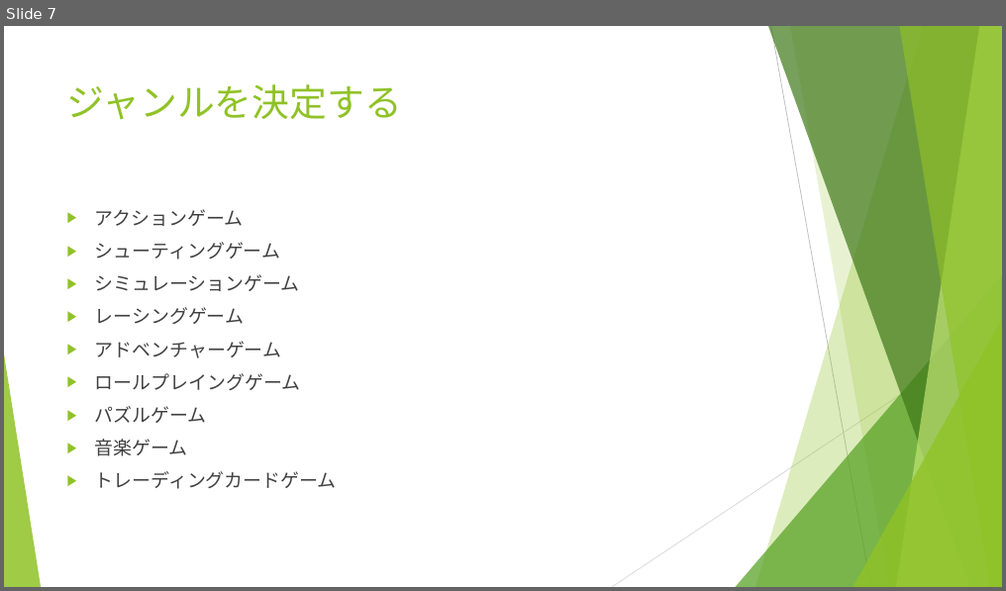
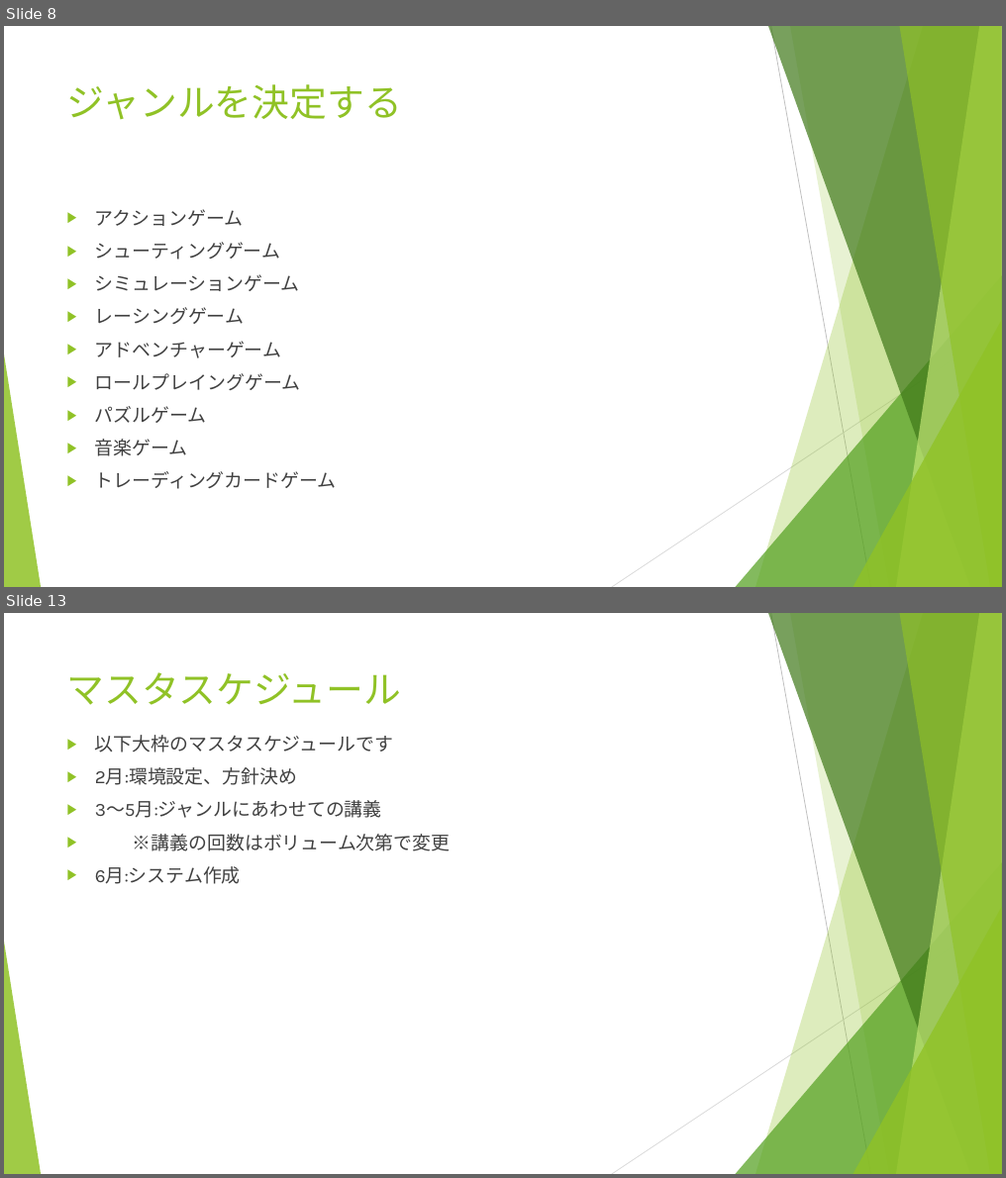
Before and after one commit to hirane/gameTraining, a slide deck: 99_研修資料/第一回/研修資料.pptx. Shown one above the other, each under a label of ours: slide 7 before the commit, slides 8 and 13 after it; the slides between them are not shown. The pictures are 1006x591 and 1006x1178 pixels, drawn with LibreOffice and Linux fonts; fonts in the diff are those of the drawing. Boxes give left, top, right and bottom in pixels: in the first picture for what was removed or moved away, otherwise in the second. Text is boxed around its words. In the diff, an @@ line names an element or a change of style, - is before the commit and + after.

```diff
--- a/99_研修資料/第一回/研修資料.pptx
+++ b/99_研修資料/第一回/研修資料.pptx
@@ slide 13 added at (4, 613, 1002, 1174), background #FFFFFF; not listed: 10 template elements that a slide beside it also shows @@
@@ title added at (67, 672, 402, 705), 36 pt, text #90C226 @@
+マスタスケジュール
@@ text added at (95, 735, 450, 884), 18 pt, text #404040 @@
+▶ 以下大枠のマスタスケジュールです
+▶ 2月:環境設定、方針決め
+▶ 3～5月:ジャンルにあわせての講義
+▶ ※講義の回数はボリューム次第で変更
+▶ 6月:システム作成
@@ what was slide 7 is now slide 8 @@
```
Also in this commit, not shown: 2 slides changed, 6 other slides added, 2 other files.
